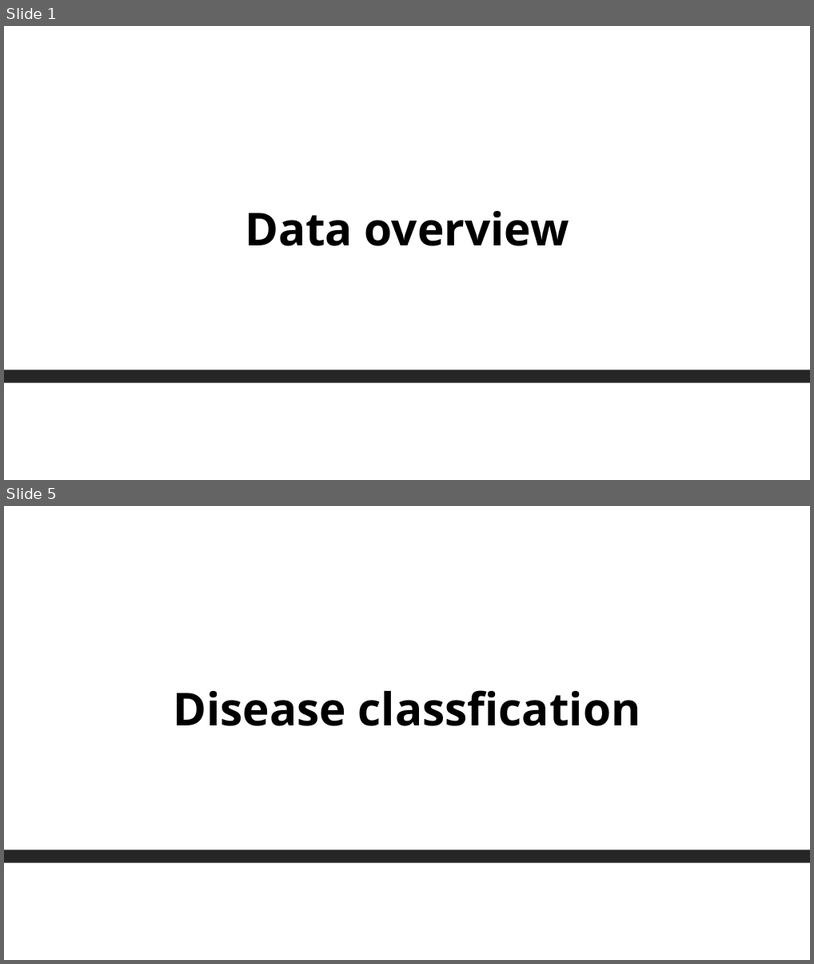
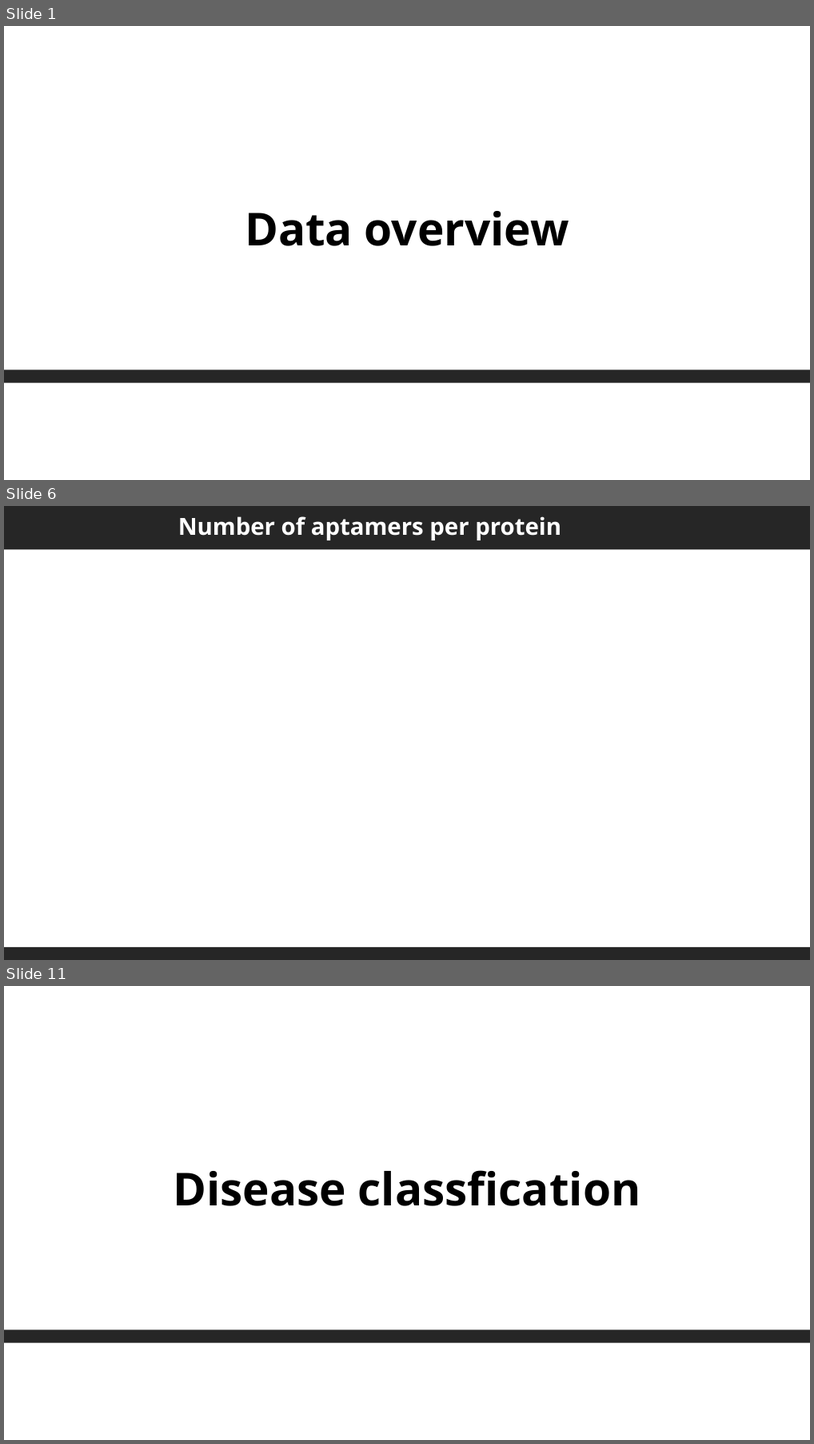
Before and after one commit to buenoalvezm/olink-somalogic-exploration, a slide deck: doc/20250915_Olink_Soma.pptx. Shown one above the other, each under a label of ours: slides 1 and 5 before the commit, slides 1, 6 and 11 after it; the slides between them are not shown. The pictures are 814x964 and 814x1444 pixels, drawn with LibreOffice and Linux fonts; fonts in the diff are those of the drawing; background and template pictures are left out. Boxes give left, top, right and bottom in pixels: in the first picture for what was removed or moved away, otherwise in the second. Text is boxed around its words. In the diff, an @@ line names an element or a change of style, - is before the commit and + after.

Commit message:
parameters to report and add plot number samples

```diff
--- a/doc/20250915_Olink_Soma.pptx
+++ b/doc/20250915_Olink_Soma.pptx
@@ slide 6 added at (4,506,810,960), background #FFFFFF @@
@@ rectangle added at (4,506,810,549), fill #262626 @@
@@ title added at (178,516,562,540), 28 pt, text #FFFFFF, bold @@
+Number of aptamers per protein
@@ rectangle added at (4,947,810,960), fill #262626 @@
@@ what was slide 5 is now slide 11 @@
```
Also in this commit, not shown: 3 slides changed, 5 other slides added, 5 other files.
